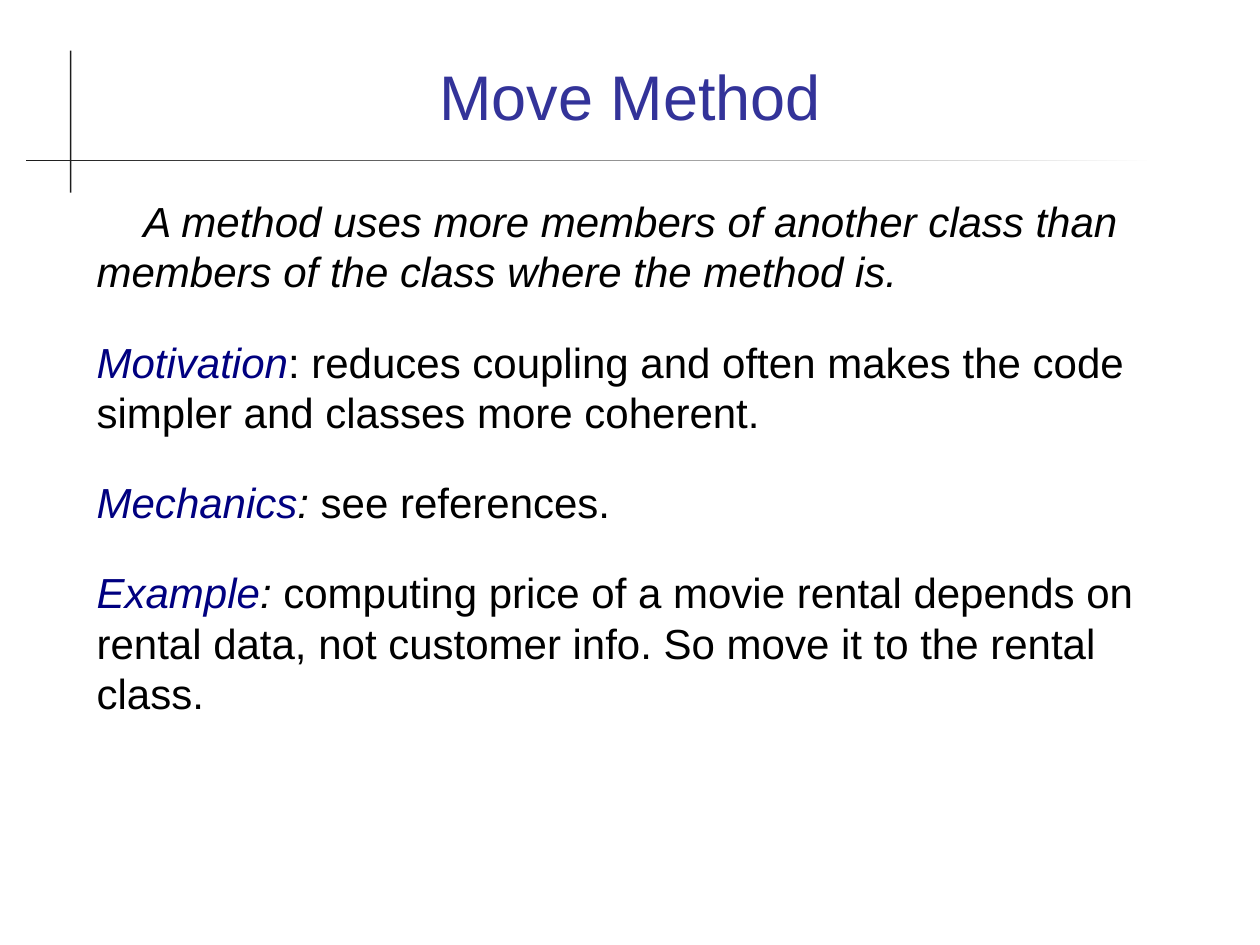
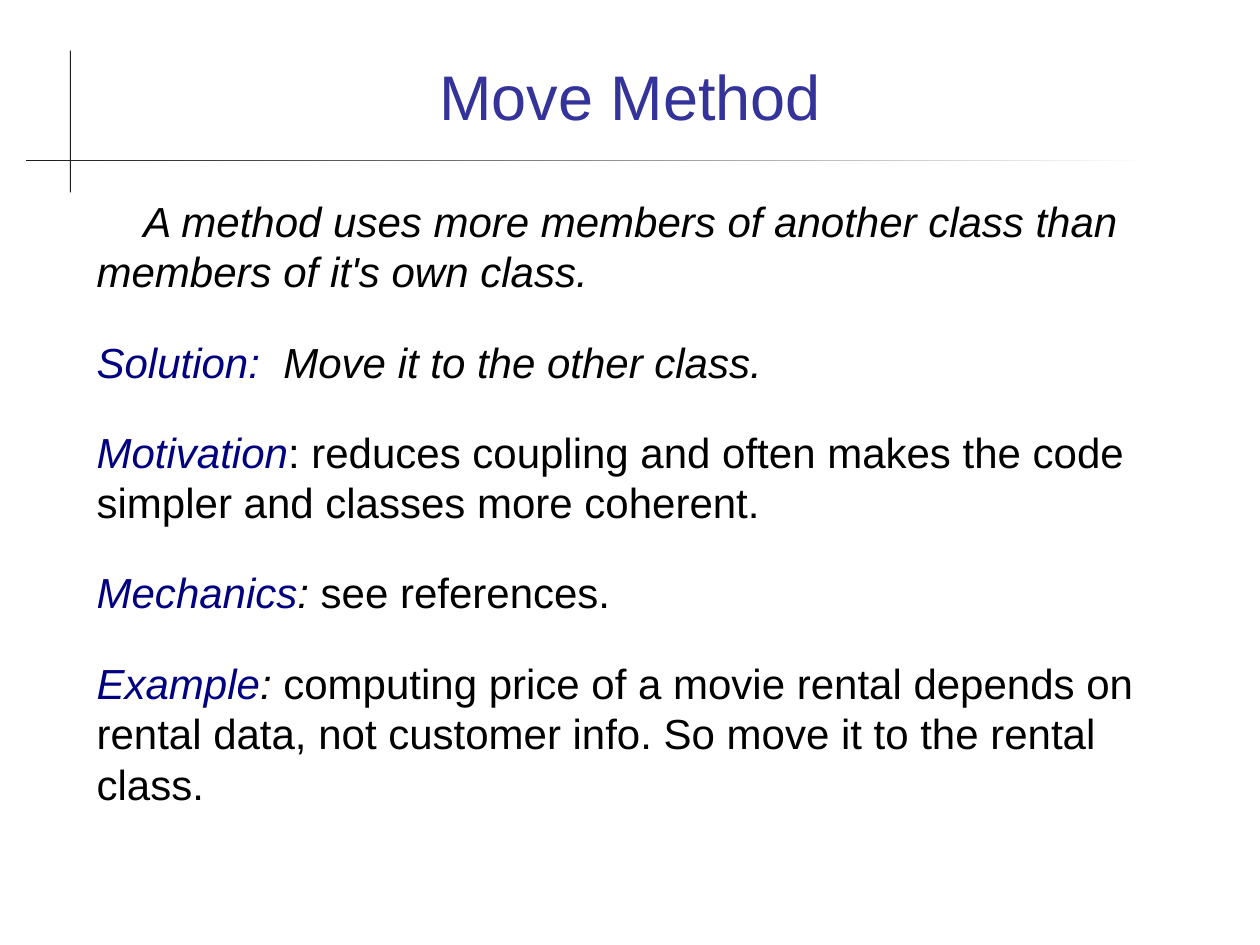
Before and after one commit to cpske/ISP, a slide deck: slide 6 of refactoring/Refactoring-Patterns.ppt (slide 4 before the commit). Drawn at 1260x945 pixels with LibreOffice and Linux fonts; fonts in the diff are those of the drawing. Boxes give left, top, right and bottom in pixels: in the first picture for what was removed or moved away, otherwise in the second. Text is boxed around its words. In the diff, an @@ line names an element or a change of style, - is before the commit and + after.

```diff
--- a/refactoring/Refactoring-Patterns.ppt
+++ b/refactoring/Refactoring-Patterns.ppt
@@ text at (97, 206, 1118, 379): text changed @@
-A method uses more members of another class than members of the class where the method is.
+A method uses more members of another class than members of it's own class.
+Solution: Move it to the other class.
```
Also in this commit, not shown: 13 other slides changed, 2 slides added, 18 other files.
